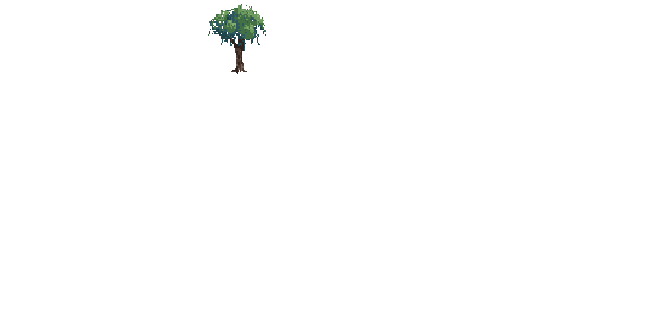
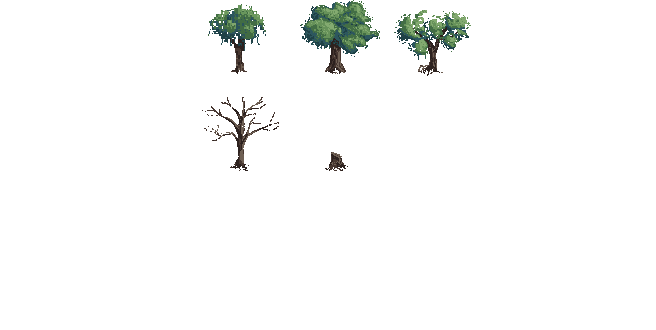
Revision of a layered 656px x 330px image; what changed, layer by layer:
renamed "props" to "trees", painted on it over <box>202,0,471,171</box>
